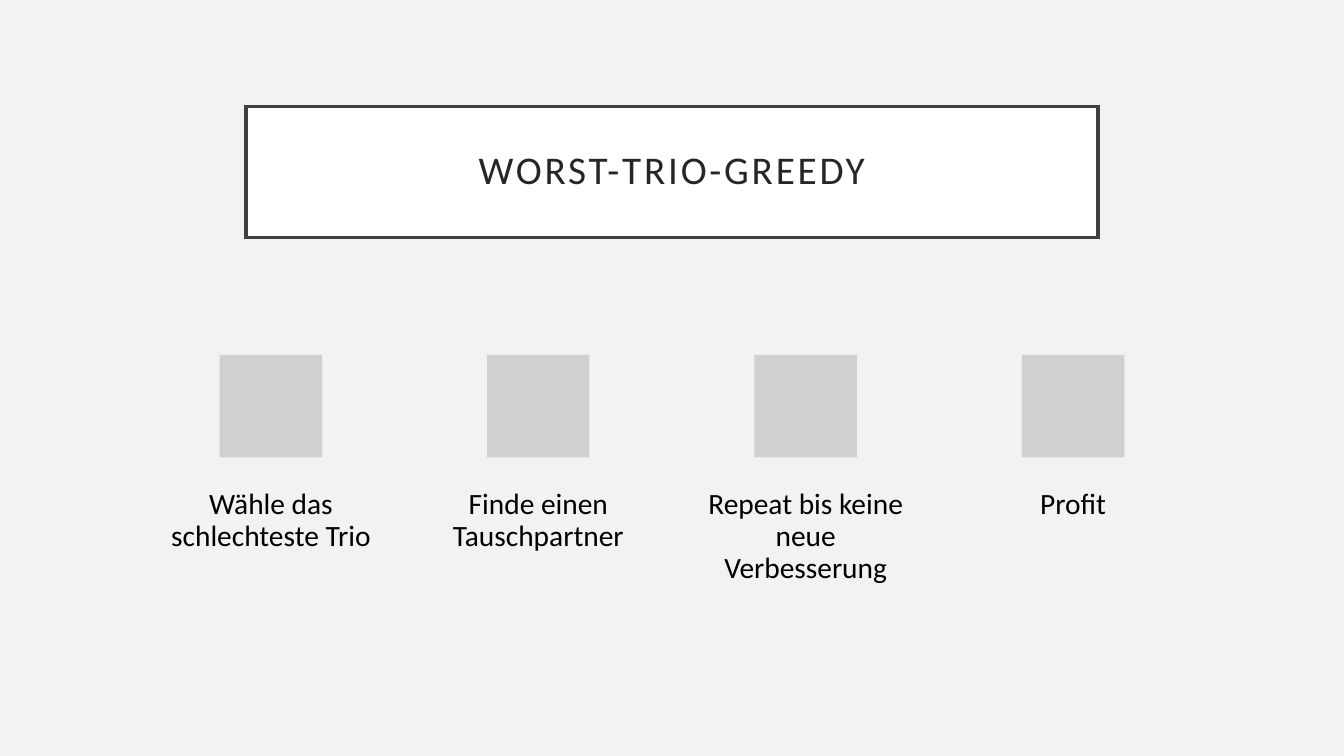
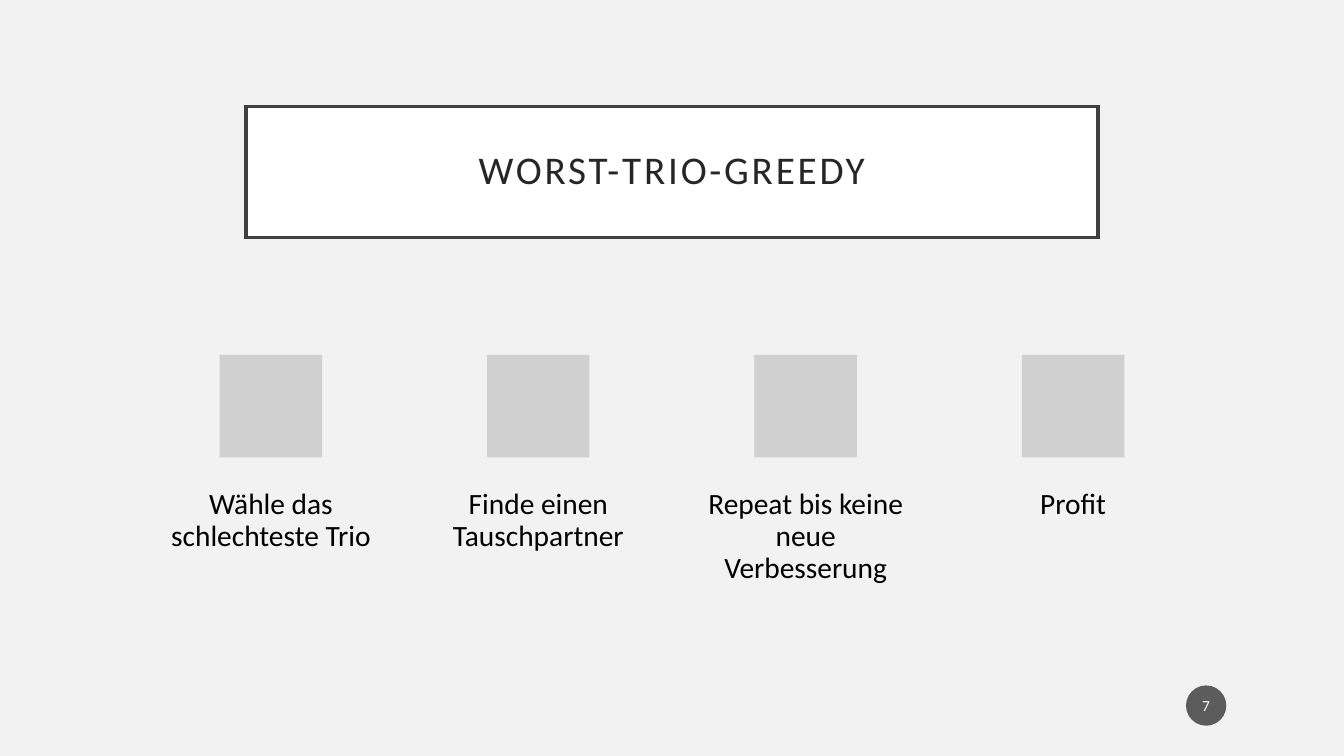
Before and after one commit to babyheroe/GWV, a slide deck: slide 7 of Johannsen_Gollek_Kock_Fuchs_GWV_Tutorial_11.pptx. Drawn at 1344x756 pixels with LibreOffice and Linux fonts; fonts in the diff are those of the drawing; grey boxes stand for pictures. Boxes give left, top, right and bottom in pixels: in the first picture for what was removed or moved away, otherwise in the second. Text is boxed around its words. In the diff, an @@ line names an element or a change of style, - is before the commit and + after.

```diff
--- a/Johannsen_Gollek_Kock_Fuchs_GWV_Tutorial_11.pptx
+++ b/Johannsen_Gollek_Kock_Fuchs_GWV_Tutorial_11.pptx
@@ page number added at bbox=[1187, 686, 1227, 726], fill #1D1D1D at 70% opacity, 11 pt, text #FFFFFF @@
+7
```
Also in this commit, not shown: 9 other slides changed, 1 other file.
